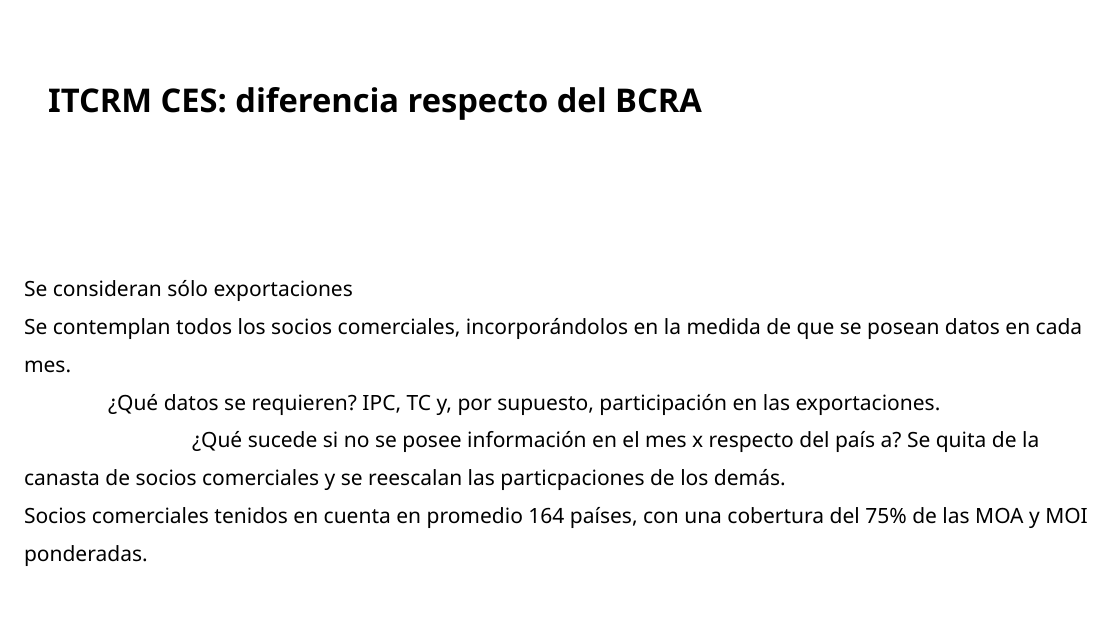
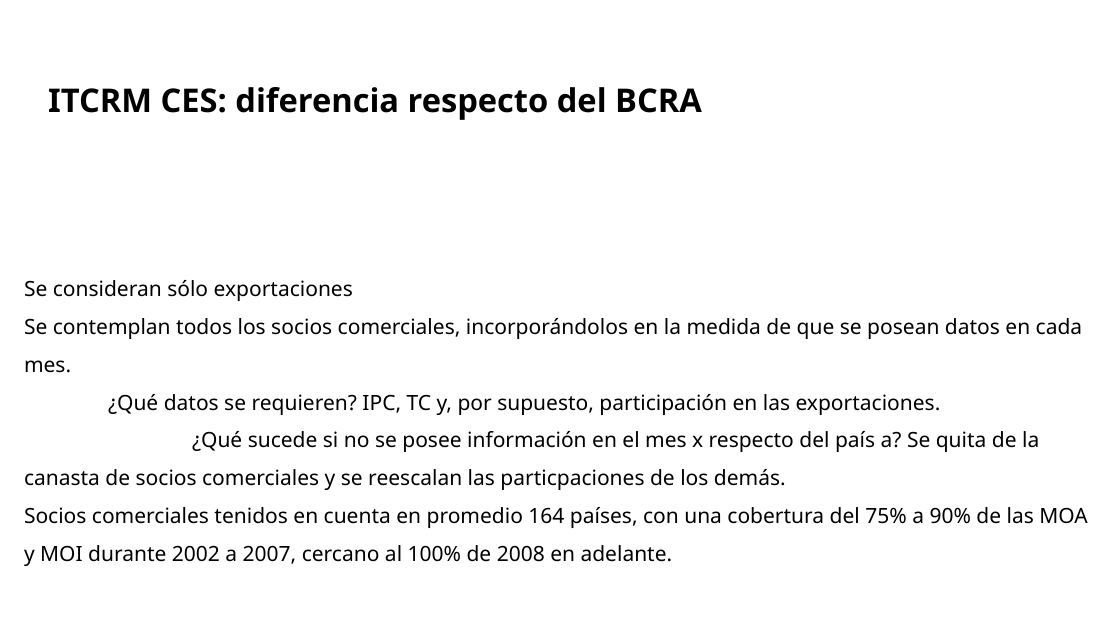
Before and after one commit to franlecam/Paper-ITCRM.SF, a slide deck: slide 8 of Archivos de trabajo/Yami/Paper ITCRM avances.pptx. Drawn at 1120x630 pixels with LibreOffice and Linux fonts; fonts in the diff are those of the drawing; background and template pictures are left out. Boxes give left, top, right and bottom in pixels: in the first picture for what was removed or moved away, otherwise in the second. Text is boxed around its words. In the diff, an @@ line names an element or a change of style, - is before the commit and + after.

Commit message:
Update

```diff
--- a/Archivos de trabajo/Yami/Paper ITCRM avances.pptx
+++ b/Archivos de trabajo/Yami/Paper ITCRM avances.pptx
@@ text at [24,507,1087,566]: text changed @@
-Socios comerciales tenidos en cuenta en promedio 164 países, con una cobertura del 75% de las MOA y MOI ponderadas.
+Socios comerciales tenidos en cuenta en promedio 164 países, con una cobertura del 75% a 90% de las MOA y MOI durante 2002 a 2007, cercano al 100% de 2008 en adelante.
```
